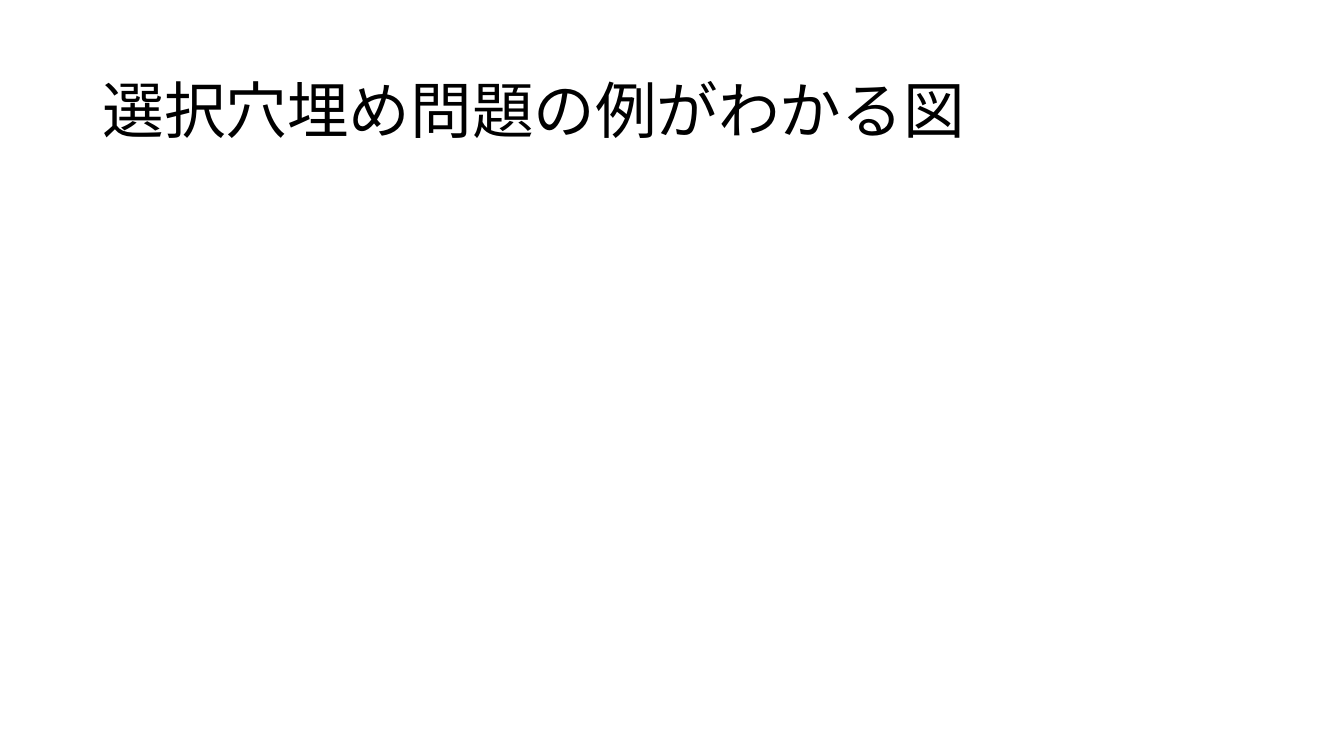
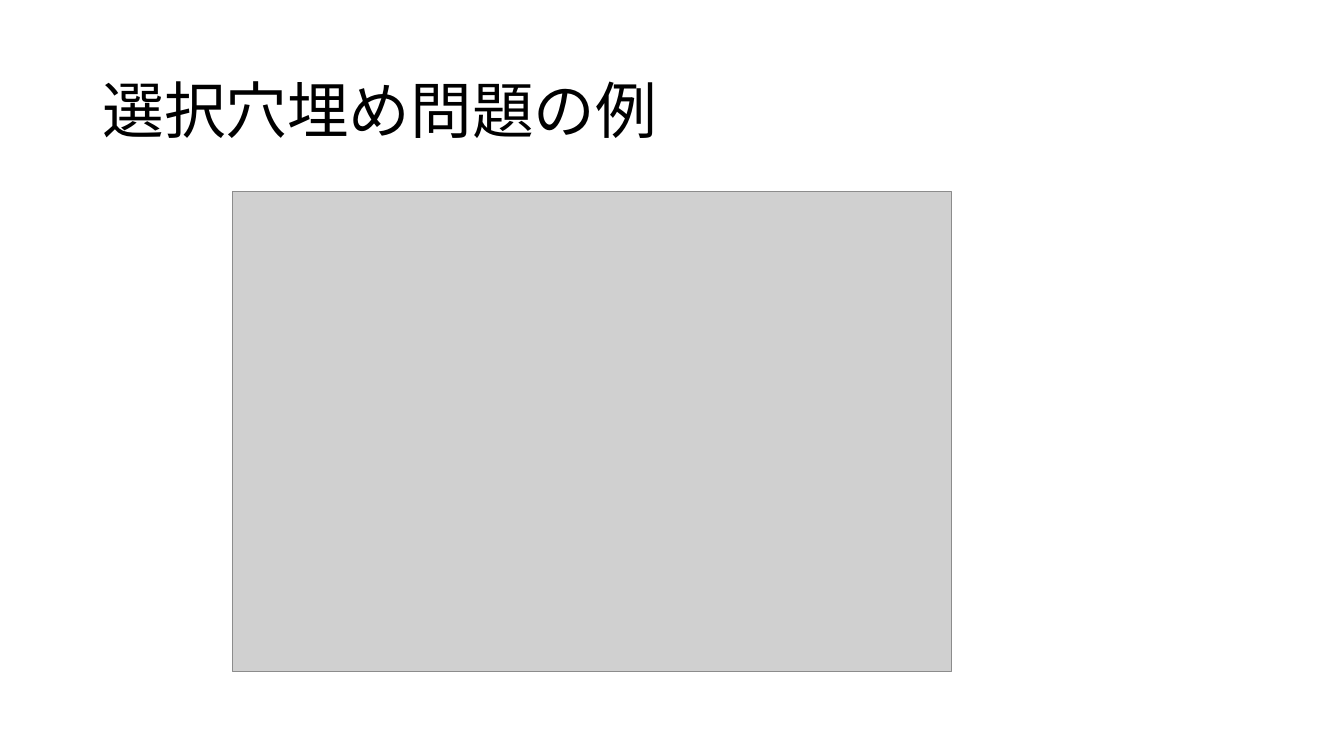
Before and after one commit to kait-takanolab/1821121-shimaoka-thesis, a slide deck: slide 18 of 1821121_shimaoka_thesis.pptx. Drawn at 1344x756 pixels with LibreOffice and Linux fonts; fonts in the diff are those of the drawing; grey boxes stand for pictures; background and template pictures are left out. Boxes give left, top, right and bottom in pixels: in the first picture for what was removed or moved away, otherwise in the second. Text is boxed around its words. In the diff, an @@ line names an element or a change of style, - is before the commit and + after.

Commit message:
12/ 21 pp
提案方式図の作成

```diff
--- a/1821121_shimaoka_thesis.pptx
+++ b/1821121_shimaoka_thesis.pptx
@@ title at (102, 81, 656, 138): text changed @@
-選択穴埋め問題の例がわかる図
+選択穴埋め問題の例
@@ picture added at (233, 192, 952, 671) @@
```
